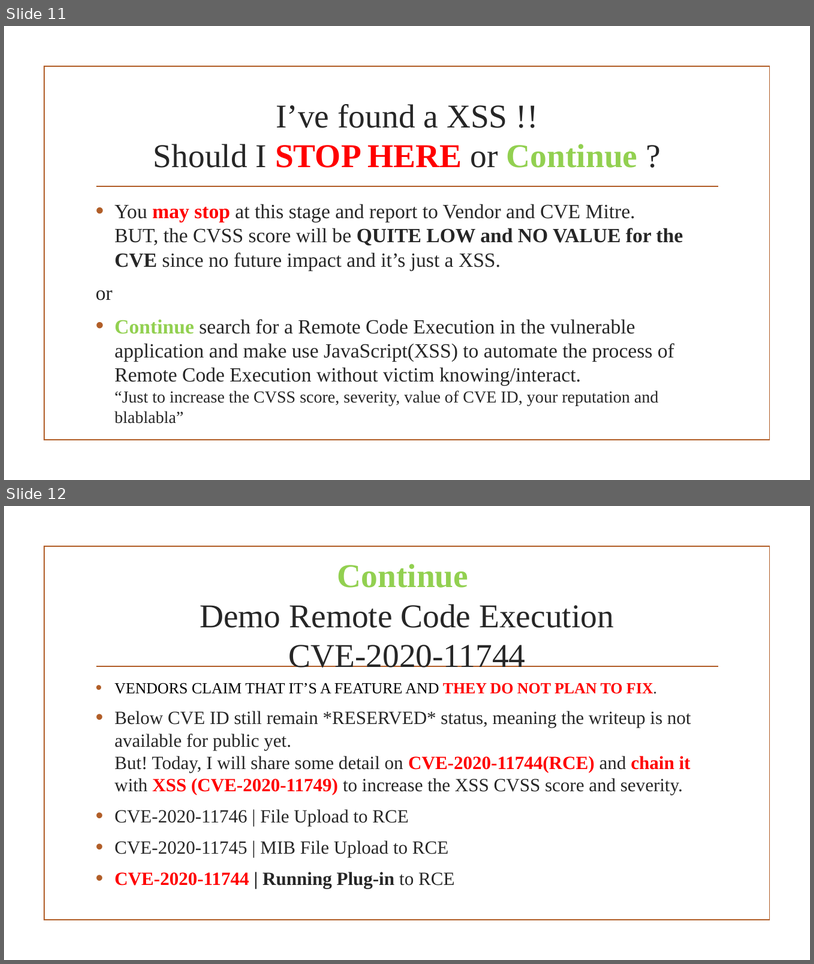
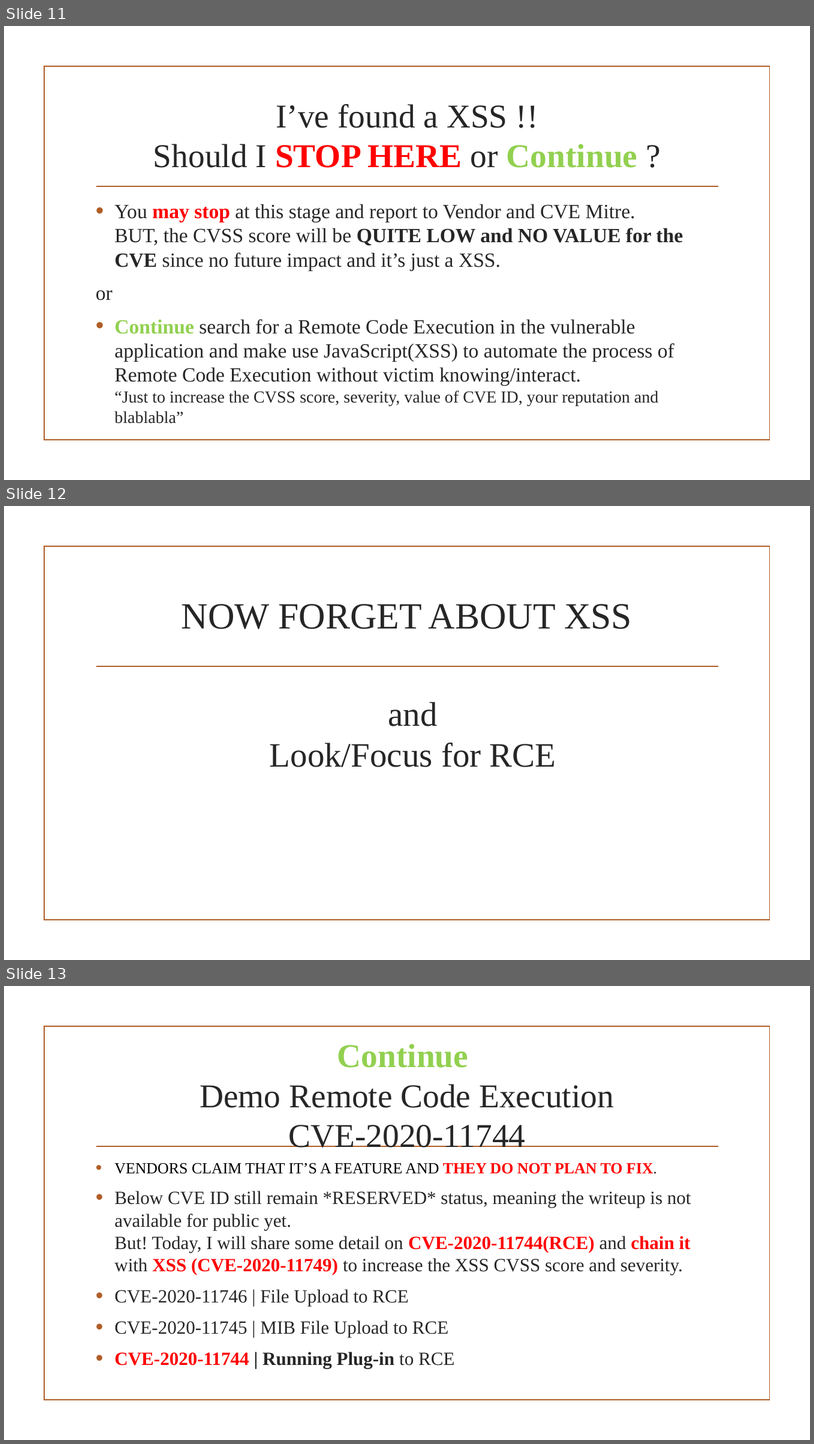
Before and after one commit to Applebois/Presentation-Slides, a slide deck: How to Hunt CVE-ID(s)/How to hunt CVE-ID(s).pptx. Shown one above the other, each under a label of ours: slides 11 and 12 before the commit, slides 11, 12 and 13 after it. The pictures are 814x964 and 814x1444 pixels, drawn with LibreOffice and Linux fonts; fonts in the diff are those of the drawing; background and template pictures are left out. Boxes give left, top, right and bottom in pixels: in the first picture for what was removed or moved away, otherwise in the second. Text is boxed around its words. In the diff, an @@ line names an element or a change of style, - is before the commit and + after.

```diff
--- a/How to Hunt CVE-ID(s)/How to hunt CVE-ID(s).pptx
+++ b/How to Hunt CVE-ID(s)/How to hunt CVE-ID(s).pptx
@@ slide 12 added at (x1=4, y1=506, x2=810, y2=960), background picture (left out); not listed: 2 template elements that a slide beside it also shows @@
@@ title added at (x1=182, y1=604, x2=632, y2=629), 44 pt, text #262626 @@
+NOW FORGET ABOUT XSS
@@ text added at (x1=270, y1=702, x2=557, y2=767), 40.7 pt, text #262626 @@
+and
+Look/Focus for RCE
@@ what was slide 12 is now slide 13 @@
```
Also in this commit, not shown: 5 slides changed, 3 other slides added, 1 slide removed.
